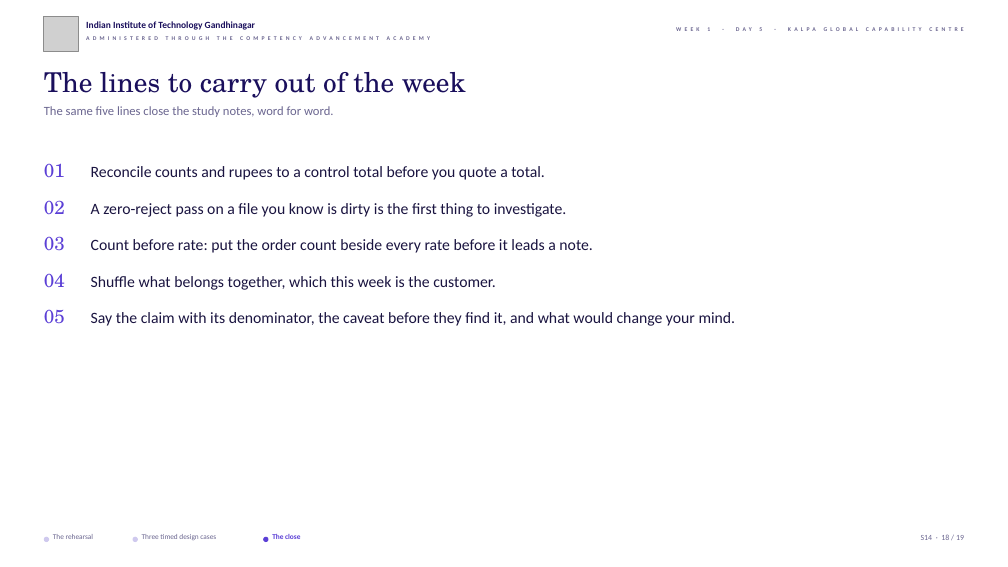
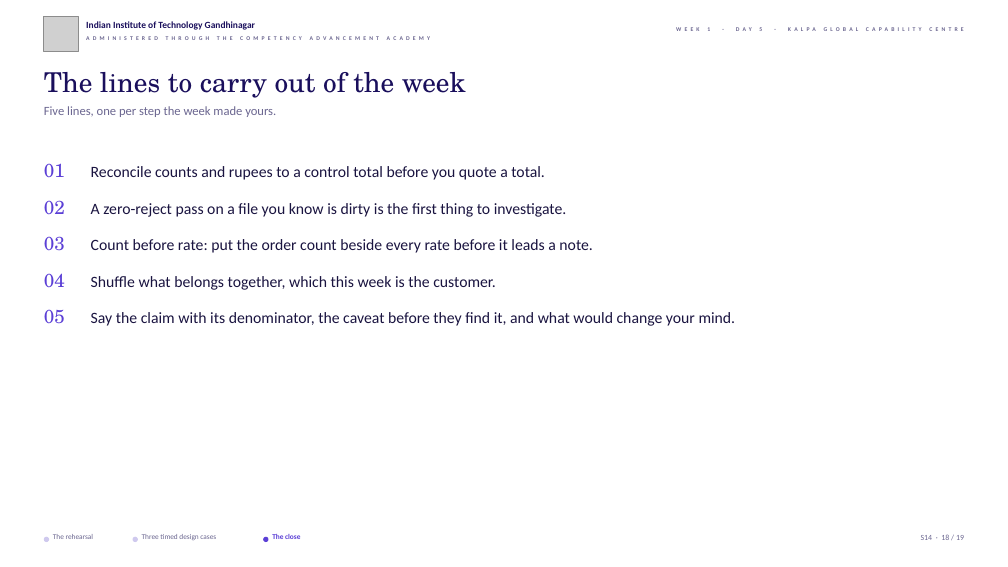
Before and after one commit to fde-academy-lab/c2-content-factory, a slide deck: slide 18 of content/W01/D5/slides/C2_W01_D05_rehearsal_STUDENT.pptx. Drawn at 1008x567 pixels with LibreOffice and Linux fonts; fonts in the diff are those of the drawing; grey boxes stand for pictures; background and template pictures are left out. Boxes give left, top, right and bottom in pixels: in the first picture for what was removed or moved away, otherwise in the second. Text is boxed around its words. In the diff, an @@ line names an element or a change of style, - is before the commit and + after.

```diff
--- a/content/W01/D5/slides/C2_W01_D05_rehearsal_STUDENT.pptx
+++ b/content/W01/D5/slides/C2_W01_D05_rehearsal_STUDENT.pptx
@@ text at [44, 106, 276, 117]: text changed @@
-The same five lines close the study notes, word for word.
+Five lines, one per step the week made yours.
```
Also in this commit, not shown: 20 other files.
